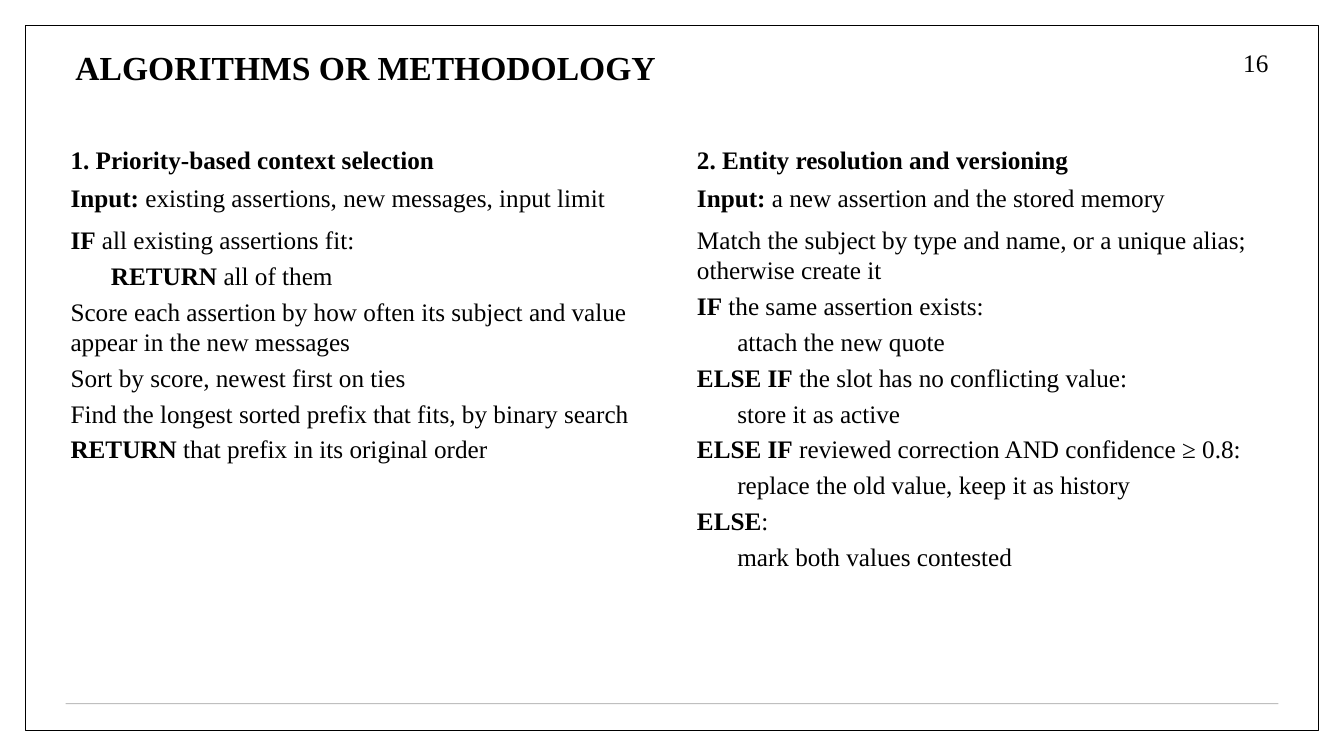
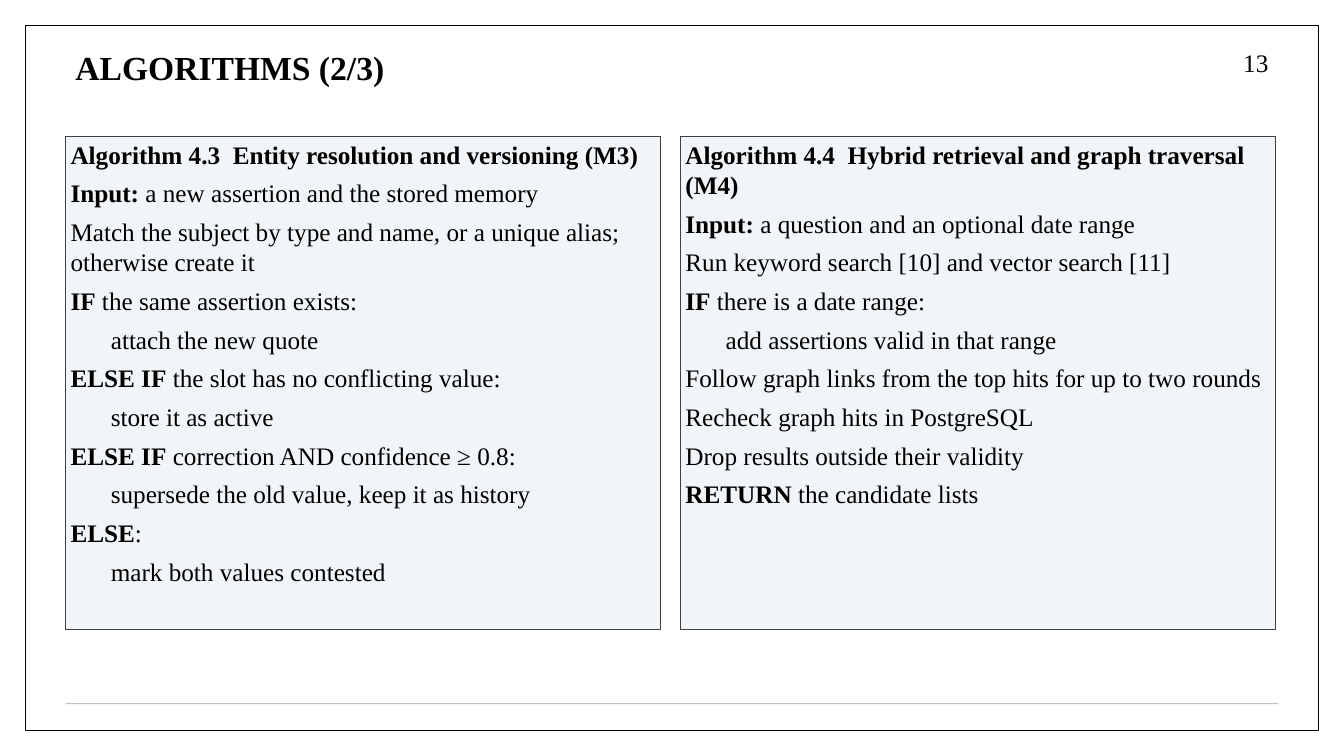
Before and after one commit to aryaniyaps/sdp-2026, a slide deck: slide 13 of P1_R2_13.pptx (slide 16 before the commit). Drawn at 1344x756 pixels with LibreOffice and Linux fonts; fonts in the diff are those of the drawing. Boxes give left, top, right and bottom in pixels: in the first picture for what was removed or moved away, otherwise in the second. Text is boxed around its words. In the diff, an @@ line names an element or a change of style, - is before the commit and + after.

Commit message:
Update the third project review slides and PDF

```diff
--- a/P1_R2_13.pptx
+++ b/P1_R2_13.pptx
@@ title at [75,57,384,87]: text changed @@
-ALGORITHMS OR METHODOLOGY
+ALGORITHMS (2/3)
@@ page number at [1243,55,1268,73]: text changed @@
-16
+13
@@ rectangle "Algorithm 4.3 Entity resolution and ...": place and size @@
-rectangle "Algorithm 4.3 Entity resolution and ..." at [697,151,1246,567]
+rectangle "Algorithm 4.3 Entity resolution and ..." at [66,136,660,630]
@@ rectangle "Algorithm 4.3 Entity resolution and ..." at [66,136,660,630]: fill none to #F2F5F8; outline none to #404040 0.75 pt @@
@@ text in rectangle at [71,146,638,170]: text changed @@
-2. Entity resolution and versioning
+Algorithm 4.3 Entity resolution and versioning (M3)
@@ rectangle added at [681,136,1275,630], fill #F2F5F8, outline #404040 0.75 pt, 18 pt, text #000000 @@
+Algorithm 4.4 Hybrid retrieval and graph traversal (M4)
+Input: a question and an optional date range
+Run keyword search [10] and vector search [11]
+IF there is a date range:
+add assertions valid in that range
+Follow graph links from the top hits for up to two rounds
+Recheck graph hits in PostgreSQL
+Drop results outside their validity
+RETURN the candidate lists
@@ text removed at [71,151,628,464] @@
-1. Priority-based context selection
-Input: existing assertions, new messages, input limit
-IF all existing assertions fit:
-RETURN all of them
-Score each assertion by how often its subject and value appear in the new messages
-Sort by score, newest first on ties
-Find the longest sorted prefix that fits, by binary search
-RETURN that prefix in its original order
@@ text in rectangle at [71,184,619,582]: less space between paragraphs; more space between paragraphs @@
@@ text in rectangle at [71,447,530,509]: text changed @@
-ELSE IF reviewed correction AND confidence ≥ 0.8:
-replace the old value, keep it as history
+ELSE IF correction AND confidence ≥ 0.8:
+supersede the old value, keep it as history
```
Also in this commit, not shown: 12 other slides changed, 10 slides added, 19 slides removed, 1 other file.
